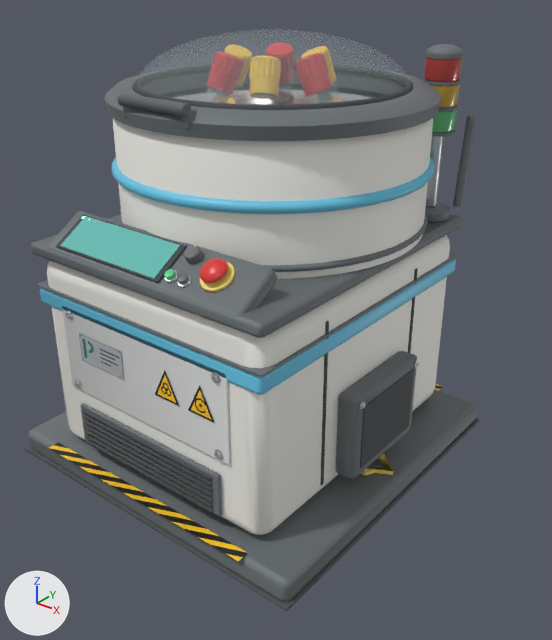
One commit to the glTF model assets/modelos/maquinas/centrifuga.glb: the scene before it, then after it.
Rendered twice from a 50 mm camera at (1.243, -1.472, 1.358) aimed at (0.068, -0.003, 0.448). Lighting does not change. The marker at lower left points along +X, +Y and +Z. The picture after the commit comes second. Where no turn or scale is listed for an object, it has been applied to the vertices.

Objects in the first picture: 'armario', 'consola_cuerpo', 'cuba_aro', 'cuba_carcasa', 'cubierta', 'franja_familia', 'panel_servicio', 'pantalla', 'salida_flecha', 'salida_hueco', 'salida_marco', 'tapa_aro', 'tapa_cupula', 'zocalo' and 41 more.
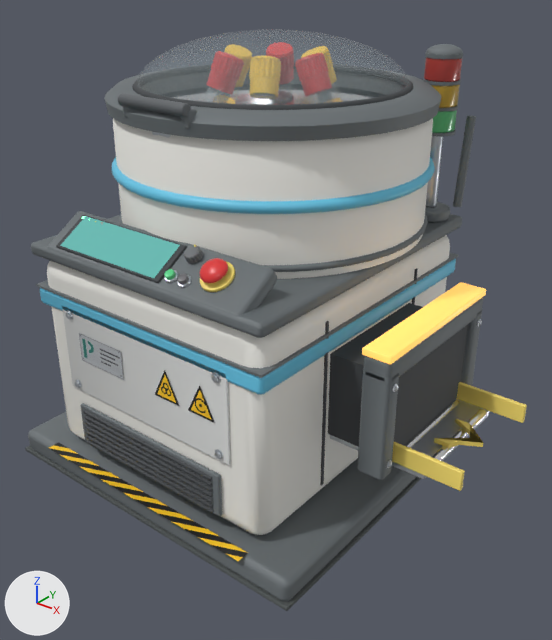
Boxes (x1, y1, x2, y2) around the edits, measured in the pictures (552 x 640 px):
'boca_salida_hueco', added: after (328, 303, 468, 447)
'salida_marco', deleted: before (336, 351, 417, 479)
'boca_salida_marco_lat-1', added: after (358, 369, 399, 480)
'boca_salida_franja', added: after (362, 282, 486, 364)
'salida_hueco', deleted: before (360, 368, 414, 468)
'boca_salida_marco_sup', added: after (364, 297, 483, 381)
'boca_salida_bandeja', added: after (330, 399, 489, 479)
'boca_salida_guia-1', added (yellow): after (392, 442, 465, 491)
'boca_salida_guia1', added (yellow): after (456, 382, 527, 423)
'boca_salida_marco_lat1', added: after (461, 310, 482, 386)
'boca_salida_flecha', added (yellow): after (434, 418, 484, 448)
'boca_salida_rodillo0', added: after (431, 409, 487, 461)
'boca_salida_rodillo1', added: after (404, 400, 459, 448)
'salida_flecha', deleted: before (361, 454, 393, 476)
'boca_salida_torn-11_cabeza', added: after (394, 385, 399, 391)
'boca_salida_torn-1-1_cabeza', added: after (388, 462, 392, 468)
'boca_salida_torn-1-1_arandela', added: after (387, 460, 392, 468)
'boca_salida_torn-11_arandela', added: after (392, 384, 397, 392)

Patch to the scene script:
```diff
--- a/assets/modelos/maquinas/centrifuga.glb.py
+++ b/assets/modelos/maquinas/centrifuga.glb.py
@@ ob_salida_flecha @@
-ob_salida_flecha = bpy.data.objects.new('salida_flecha', me_salida_flecha)
@@ ob_salida_hueco @@
-ob_salida_hueco = bpy.data.objects.new('salida_hueco', me_cube_039)
@@ ob_salida_marco @@
-ob_salida_marco = bpy.data.objects.new('salida_marco', me_cube_038)
@@ ob_boca_salida_torn_11_cabeza @@
+ob_boca_salida_torn_11_cabeza = bpy.data.objects.new('boca_salida_torn-11_cabeza', me_cylinder_072)  # 84 vertices, 164 faces; spans x -0.0021..0.0021, y -0.00673..0.00673, z -0.00606..0.00606; in mat_metal (light grey #ced4da)
+ob_boca_salida_torn_11_cabeza.location = (0.56, -0.205, 0.51)
@@ ob_boca_salida_torn_11_arandela @@
+ob_boca_salida_torn_11_arandela = bpy.data.objects.new('boca_salida_torn-11_arandela', me_cylinder_071)  # a 16-sided cylinder along x spanning x -0.0009..0.0009, y -0.0094..0.0094, z -0.0095..0.0095; in mat_metal (light grey #ced4da)
+ob_boca_salida_torn_11_arandela.location = (0.557, -0.205, 0.51)
@@ ob_boca_salida_torn_1_1_cabeza @@
+ob_boca_salida_torn_1_1_cabeza = bpy.data.objects.new('boca_salida_torn-1-1_cabeza', me_cylinder_072.copy())
+ob_boca_salida_torn_1_1_cabeza.location = (0.56, -0.205, 0.31)
@@ ob_boca_salida_torn_1_1_arandela @@
+ob_boca_salida_torn_1_1_arandela = bpy.data.objects.new('boca_salida_torn-1-1_arandela', me_cylinder_071.copy())
+ob_boca_salida_torn_1_1_arandela.location = (0.557, -0.205, 0.31)
@@ ob_boca_salida_rodillo1 @@
+ob_boca_salida_rodillo1 = bpy.data.objects.new('boca_salida_rodillo1', me_cylinder_065_1)  # 60 vertices, 116 faces; spans x -0.011..0.011, y -0.155..0.155, z -0.012..0.012; in mat_cromo (white #edeff1)
+ob_boca_salida_rodillo1.location = (0.545, 0.0, 0.292)
@@ ob_boca_salida_rodillo0 @@
+ob_boca_salida_rodillo0 = bpy.data.objects.new('boca_salida_rodillo0', me_cylinder_065_1.copy())
+ob_boca_salida_rodillo0.location = (0.62, 0.0, 0.292)
@@ ob_boca_salida_marco_sup @@
+ob_boca_salida_marco_sup = bpy.data.objects.new('boca_salida_marco_sup', me_cube_045_1)  # 56 vertices, 108 faces; spans x -0.035..0.035, y -0.23..0.23, z -0.03..0.03; in mat_grafito (grey #6c7376)
+ob_boca_salida_marco_sup.location = (0.52, 0.0, 0.55)
@@ ob_boca_salida_marco_lat1 @@
+ob_boca_salida_marco_lat1 = bpy.data.objects.new('boca_salida_marco_lat1', me_cube_047_1)  # 56 vertices, 108 faces; spans x -0.035..0.035, y -0.025..0.025, z -0.14..0.14; in mat_grafito (grey #6c7376)
+ob_boca_salida_marco_lat1.location = (0.52, 0.205, 0.41)
@@ ob_boca_salida_marco_lat_1 @@
+ob_boca_salida_marco_lat_1 = bpy.data.objects.new('boca_salida_marco_lat-1', me_cube_047_1.copy())
+ob_boca_salida_marco_lat_1.location = (0.52, -0.205, 0.41)
@@ ob_boca_salida_hueco @@
+ob_boca_salida_hueco = bpy.data.objects.new('boca_salida_hueco', me_cube_048_1)  # a box spanning x -0.15..0.15, y -0.18..0.18, z -0.11..0.11; in mat_negro_mate (dark grey #3f4245)
+ob_boca_salida_hueco.location = (0.39, 0.0, 0.41)
@@ ob_boca_salida_guia1 @@
+ob_boca_salida_guia1 = bpy.data.objects.new('boca_salida_guia1', me_cube_052)  # 56 vertices, 108 faces; spans x -0.1..0.1, y -0.006..0.006, z -0.025..0.025; in mat_amarillo (yellow #f9df6f)
+ob_boca_salida_guia1.location = (0.62, 0.17, 0.32)
@@ ob_boca_salida_guia_1 @@
+ob_boca_salida_guia_1 = bpy.data.objects.new('boca_salida_guia-1', me_cube_052.copy())
+ob_boca_salida_guia_1.location = (0.62, -0.17, 0.32)
@@ ob_boca_salida_franja @@
+ob_boca_salida_franja = bpy.data.objects.new('boca_salida_franja', me_cube_049_1)  # 56 vertices, 108 faces; spans x -0.036..0.036, y -0.23..0.23, z -0.009..0.009; in mat_franja_sale (orange #ffc461, glowing orange #e7b157)
+ob_boca_salida_franja.location = (0.52, 0.0, 0.585)
@@ ob_boca_salida_flecha @@
+ob_boca_salida_flecha = bpy.data.objects.new('boca_salida_flecha', me_boca_salida_flecha)  # 12 vertices, 20 faces; spans x -0.05..0.05, y -0.055..0.055, z 0.0..0.012; in mat_amarillo (yellow #f9df6f)
+ob_boca_salida_flecha.location = (0.64, 0.0, 0.302)
@@ ob_boca_salida_bandeja @@
+ob_boca_salida_bandeja = bpy.data.objects.new('boca_salida_bandeja', me_cube_050_1)  # 56 vertices, 108 faces; spans x -0.21..0.21, y -0.17..0.17, z -0.01..0.01; in mat_metal (light grey #ced4da)
+ob_boca_salida_bandeja.location = (0.42, 0.0, 0.288)
```
